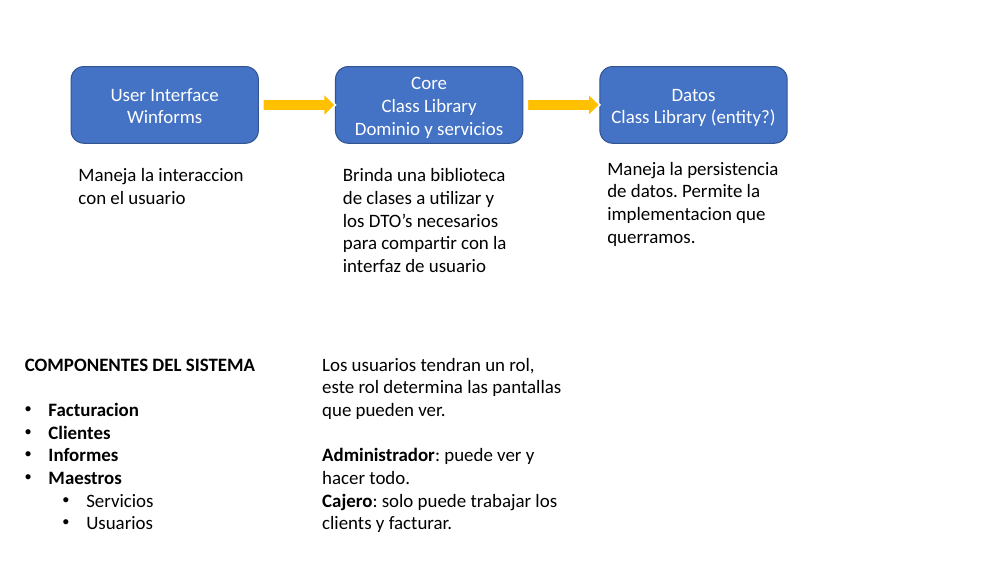
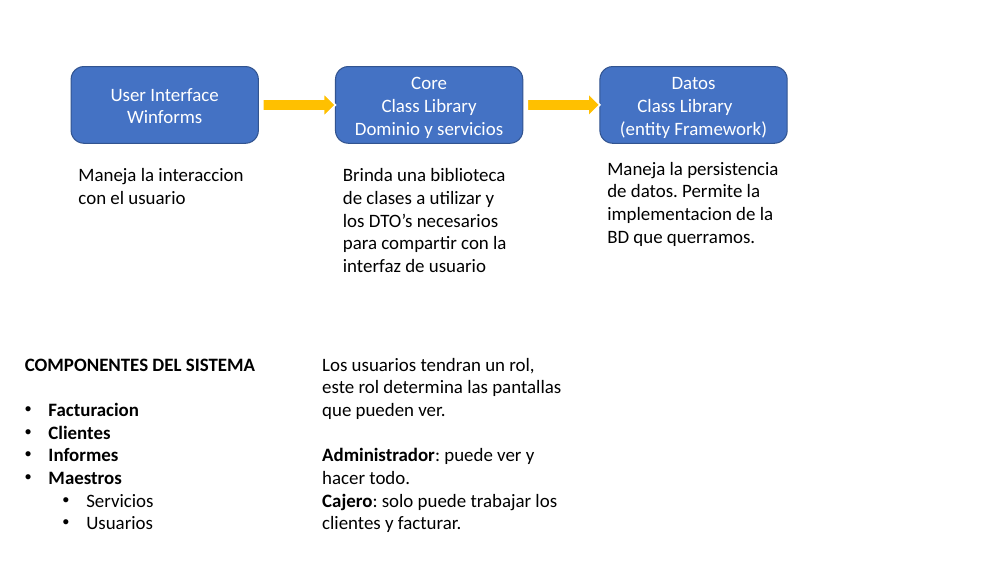
Before and after one commit to JulianSegura/UAPA.FactConsultorio, a slide deck: slide 1 of Docs/Esquema.pptx. Drawn at 1008x567 pixels with LibreOffice and Linux fonts; fonts in the diff are those of the drawing. Boxes give left, top, right and bottom in pixels: in the first picture for what was removed or moved away, otherwise in the second. Text is boxed around its words. In the diff, an @@ line names an element or a change of style, - is before the commit and + after.

```diff
--- a/Docs/Esquema.pptx
+++ b/Docs/Esquema.pptx
@@ text in rounded rectangle at (620,99,767,138): text changed @@
-Class Library (entity?)
+Class Library (entity Framework)
@@ text at (607,162,778,246): text changed @@
-Maneja la persistencia de datos. Permite la implementacion que querramos.
+Maneja la persistencia de datos. Permite la implementacion de la BD que querramos.
@@ text at (322,494,557,532): text changed @@
-Cajero: solo puede trabajar los clients y facturar.
+Cajero: solo puede trabajar los clientes y facturar.
```
Also in this commit, not shown: 1 slide added, 12 other files.
